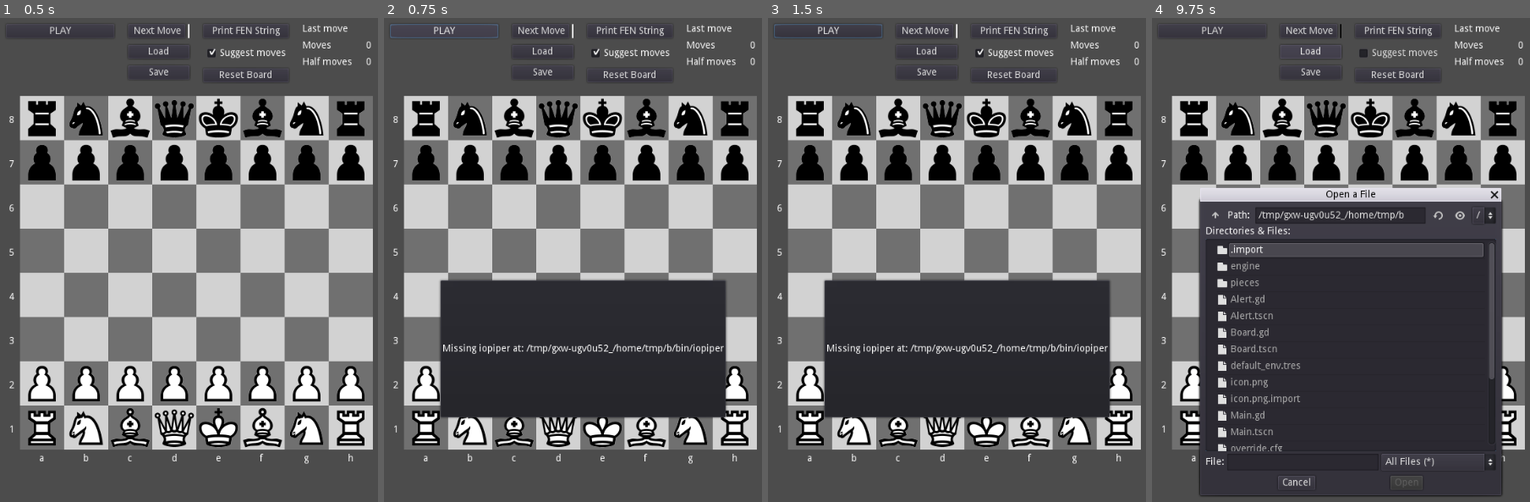
Above: before the commit, frames 1-4 (left to right).
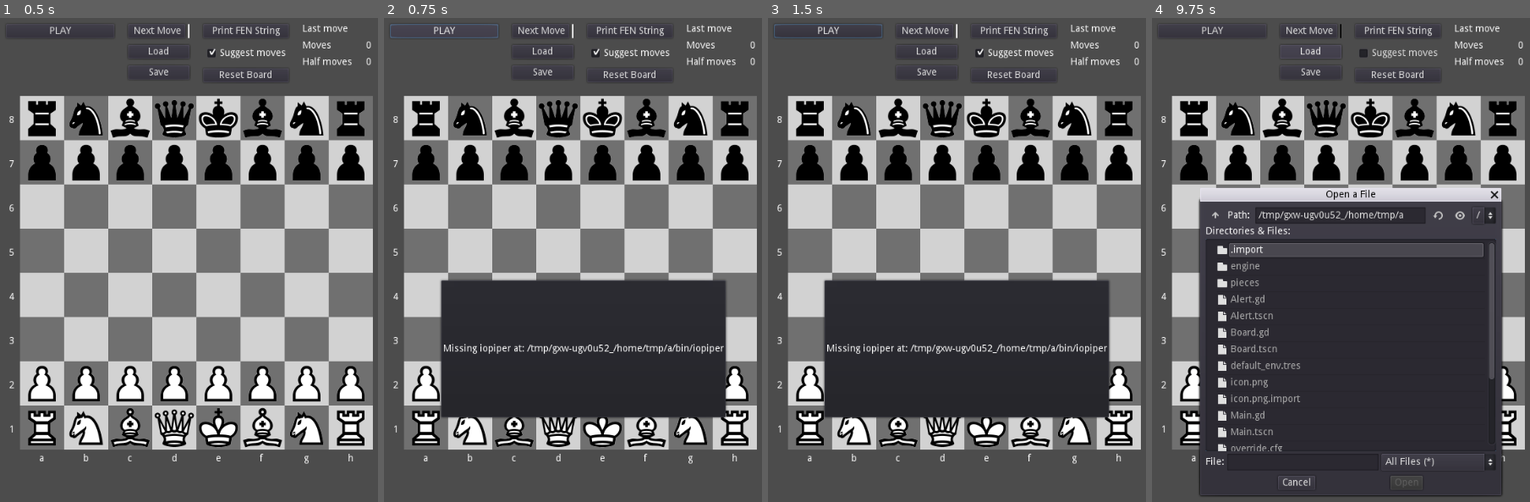
Above: after the commit, the same moments.

Repository: andrew-wilkes/godot-chess
Game: Godot game, scene res://Main.tscn
Same seed, same stepped clock (60 frames per second), same inputs: the game is played once before the commit and once after it.
Inputs:
- Up to frame 1 (0.5 s): no input
- Up to frame 2 (0.75 s): click "PLAY" at 0.5 s
- Up to frame 3 (1.5 s): click "PLAY" at 1.25 s
- Up to frame 4 (9.75 s): click "Next Move" at 2 s; click "Next Move" at 2.75 s; click "Print FEN String" at 3.5 s; click "Suggest moves" at 4.25 s; click "Print FEN String" at 5 s; click "Suggest moves" at 5.75 s; click "PLAY" at 6.5 s; click "Next Move" at 7.25 s; click "Print FEN String" at 8 s; click "Suggest moves" at 8.75 s; click "Load" at 9.5 s

Frame 1 is identical in both runs. In frame 2, 0.6% of the frame differs, in the area x 14-77%, y 54-83%; in frame 3, 0.2%; in frame 4, less than 0.1%.

Commit message:
Add extra case to pgn_to_long

Diff:
--- a/src/Board.gd
+++ b/src/Board.gd
@@ -42,11 +42,13 @@
 	#highlighed_tiles = [0,2,4,6,8]
 	#$HighlightTimer.start()
 	#highlight_square(highlighed_tiles[0])
+	# Test the pgn to long conversion
 	print(pgn_to_long("a4", "W"))
 	print(pgn_to_long("h3", "W"))
 	print(pgn_to_long("axb3", "W"))
 	print(pgn_to_long("Nbxc3", "W"))
 	print(pgn_to_long("Nf3", "W"))
+	print(pgn_to_long("Nxf3", "W"))
 	print(pgn_to_long("N1xc3", "W"))
 	print(pgn_to_long("O-O", "W"))
 	print(pgn_to_long("O-O-O", "W"))
@@ -57,6 +59,7 @@
 	print(pgn_to_long("axb6", "B"))
 	print(pgn_to_long("Nbxc6", "B"))
 	print(pgn_to_long("Nf6", "B"))
+	print(pgn_to_long("Nxf6", "B"))
 	print(pgn_to_long("N8xc6", "B"))
 
 
@@ -110,9 +113,9 @@
 			return "e8g8"
 		else:
 			return "e1g1"
-	if pgn[1] == "x":
-		m = "??" + pgn.substr(2, 2) #Nxf6 ??f6
-	elif pgn[2] == "x":
+	if pgn[1] == "x": #Nxf6 Nf6
+		pgn.erase(1, 1)
+	if pgn[2] == "x":
 		m = pgn.substr(1, 4) #Nexf6 e?f6
 		if m[0].is_valid_integer(): # B1xd4 ?1d4
 			m[1] = m[0]
